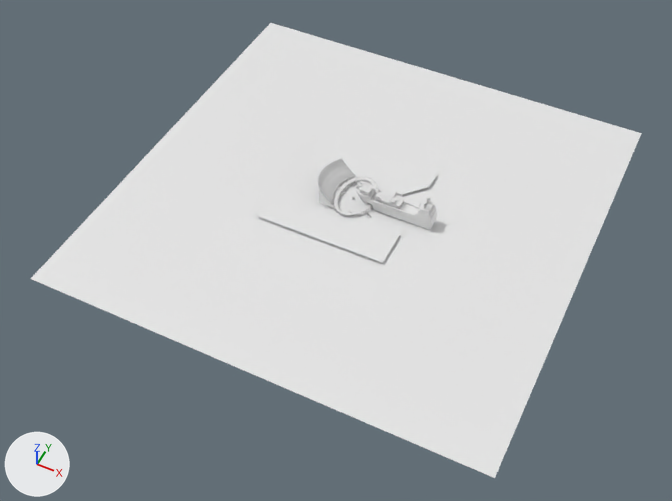
Renders of the Blender file Blender/Mapas/Mapa 3/Archive/Principal/BlokingCircuito3.blend from each side of a commit.
Camera for both pictures: a 50 mm camera at (2120.0, -4654.0, 5092.0) aimed at (-29.0, -356.0, -281.0). Lighting does not change. The marker at lower left points along +X, +Y and +Z. The picture after the commit comes second.

Script lines for the objects in view, before the commit:
```python
me_cube = bpy.data.meshes.new('Cube')
me_cube.from_pydata(...)  # 477 vertices, 361 faces; spans x -1.08..2.19, y 0.0..3.08, z -1.07..1.17
me_plane = bpy.data.meshes.new('Plane')
me_plane.from_pydata([(-1.0, -1.0, 0.0), (1.0, -1.0, 0.0), (-1.0, 1.0, 0.0), (1.0, 1.0, 0.0)], [], [(0, 1, 3, 2)])
me_plane_002 = bpy.data.meshes.new('Plane.002')
me_plane_002.from_pydata(...)  # 225 vertices, 194 faces; spans x -73.0..82.0, y -12.0..31.0, z -12.0..0.0
ob_barco_001 = bpy.data.objects.new('Barco.001', me_plane_002)
ob_barco_001.location = (295.0, 31.0, -15.0)
ob_barco_001.rotation_euler = (-1.571, 3.142, 0.0)  # degrees (-90, 180, 0)
ob_barco_001.scale = (4.33, 4.33, 4.33)
_m = ob_barco_001.modifiers.new('Mirror', 'MIRROR')
_m.use_axis = (False, False, True)
_m.use_clip = True
ob_grada = bpy.data.objects.new('Grada', me_cube)
ob_grada.location = (-281.0, 30.0, 30.0)
ob_grada.scale = (63.6, 63.6, 63.6)
_m = ob_grada.modifiers.new('Mirror', 'MIRROR')
_m.use_axis = (False, True, False)
_m.use_clip = True
ob_plane_002 = bpy.data.objects.new('Plane.002', me_plane)
ob_plane_002.location = (-28.0, 30.0, -83.0)
ob_plane_002.scale = (1780.0, 1780.0, 1780.0)
# also in view: 'suelo' at (-109.0, 40.0, -82.0)
```
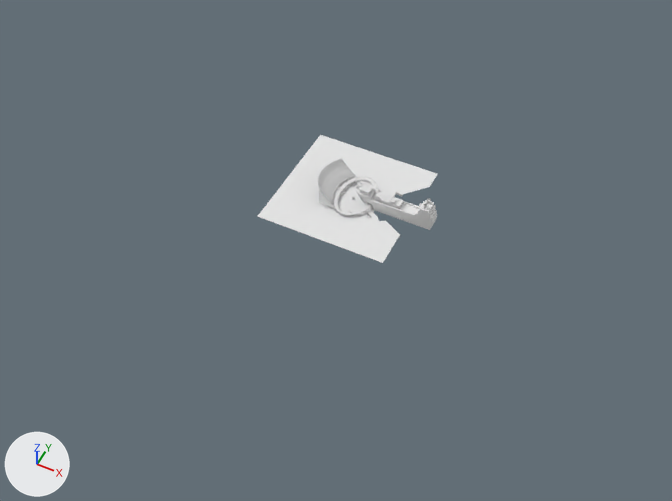
Edits to the scene script, one JSON object a line:
```json
{"op": "add", "block": "ob_plane_002", "code": "ob_plane_002.hide_set(True)"}
```

Where the change shows, as pixel boxes [x1, y1, x2, y2] in the pictures (672 x 501 px):
```json
{"object": "Plane.002", "change": "hidden", "before": [31, 23, 642, 478]}
```
